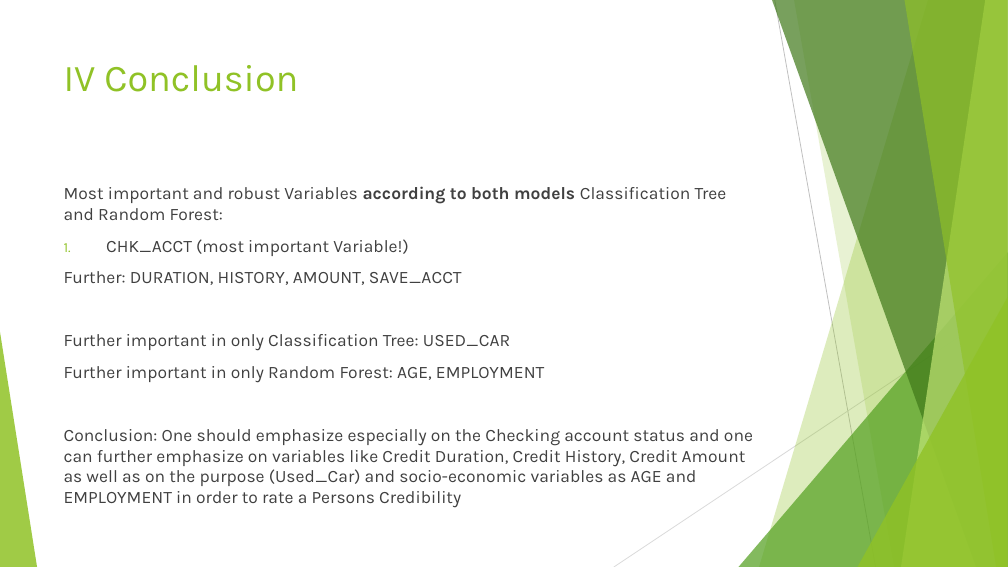
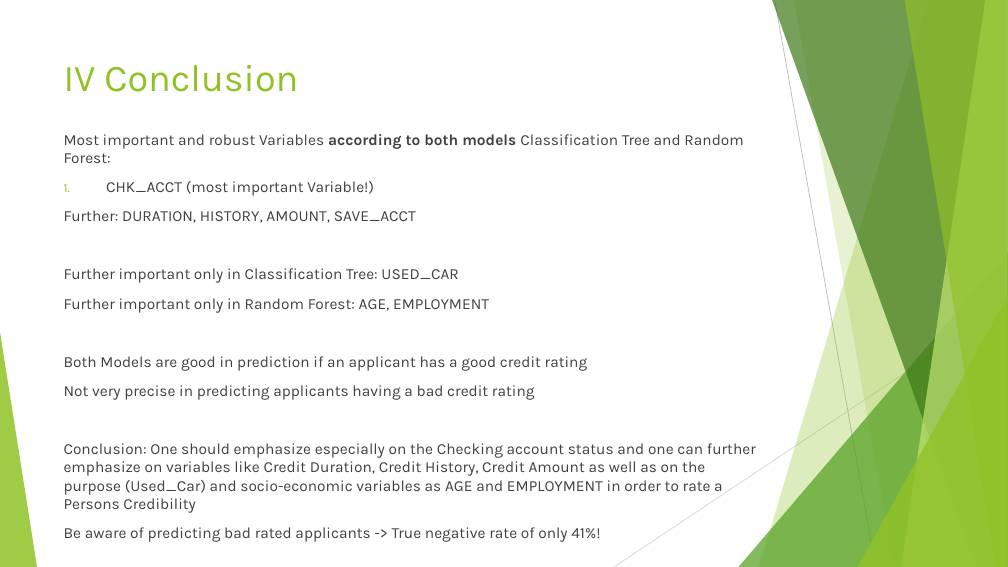
Before and after one commit to RafiKueng/Spoe_Kreditrisiko, a slide deck: slide 16 of Praesentation/Presentation.pptx (slide 19 before the commit). Drawn at 1008x567 pixels with LibreOffice and Linux fonts; fonts in the diff are those of the drawing. Boxes give left, top, right and bottom in pixels: in the first picture for what was removed or moved away, otherwise in the second. Text is boxed around its words. In the diff, an @@ line names an element or a change of style, - is before the commit and + after.

```diff
--- a/Praesentation/Presentation.pptx
+++ b/Praesentation/Presentation.pptx
@@ text "Most important and robust Variables ..." moved from (x1=64, y1=186, x2=753, y2=508) to (x1=64, y1=134, x2=756, y2=542) @@
@@ text at (x1=64, y1=134, x2=756, y2=513): size 16.6 to 14.7 pt in "Most important and robust Variables according to ...", "CHK_ACCT (most important Variable!)", "Further: DURATION, HISTORY, AMOUNT, SAVE_ACCT", "Conclusion: One should emphasize especially on the ..." @@
@@ text at (x1=64, y1=268, x2=588, y2=400): text changed; size 16.6 to 14.7 pt @@
-Further important in only Classification Tree: USED_CAR
-Further important in only Random Forest: AGE, EMPLOYMENT
+Further important only in Classification Tree: USED_CAR
+Further important only in Random Forest: AGE, EMPLOYMENT
+Both Models are good in prediction if an applicant has a good credit rating
+Not very precise in predicting applicants having a bad credit rating
@@ text at (x1=64, y1=527, x2=600, y2=542): paragraph added @@
+Be aware of predicting bad rated applicants -> True negative rate of only 41%!
```
Also in this commit, not shown: 4 other slides changed, 3 slides removed.
